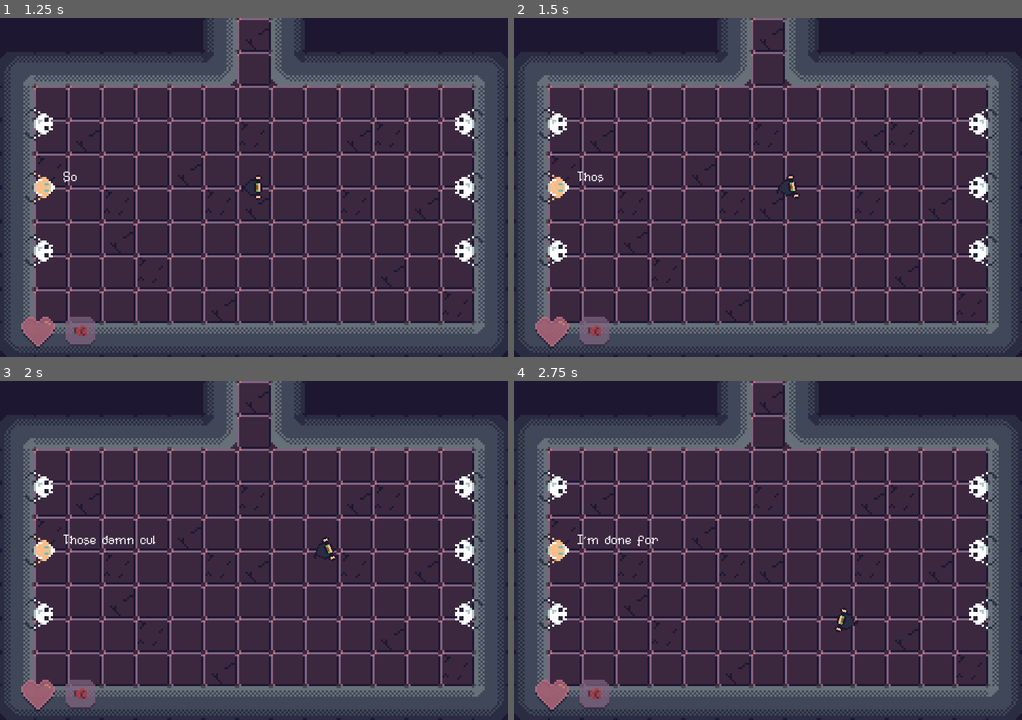
Above: before the commit, frames 1-4 (two rows, left to right).
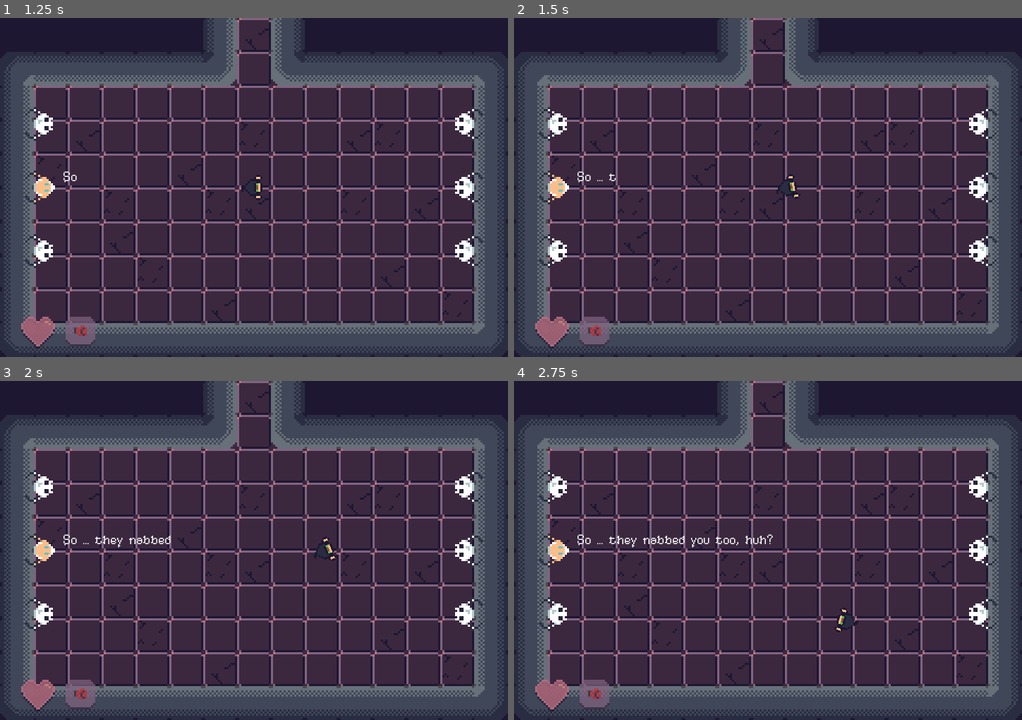
Above: after the commit, the same moments.

Repository: RustyMonky/Cult-Carnage
Game: Godot game, scene res://levels/title/title.tscn
The game is run twice, just before and just after one commit, with the same random seed, the same clock (stepped at 60 frames per second) and the same inputs.
Inputs (mouse positions are in pixels of both pictures, inside the frame that each line leads up to):
- Up to frame 1 (1.25 s): click (254, 187) at 0.5 s
- Up to frame 2 (1.5 s): move the mouse to (879, 170) at 1.27 s; hold D (player_right) from 1.28 s (still down); hold Space (player_attack) from 1.28 s (still down)
- Up to frame 3 (2 s): keep holding D (player_right); keep holding Space (player_attack)
- Up to frame 4 (2.75 s): move the mouse to (666, 567) at 2.02 s; release D (player_right) at 2.03 s; release Space (player_attack) at 2.03 s; hold S (player_down) from 2.03 s (still down); tap Space (player_attack) at 2.1 s

Frame 1 is identical in both runs. In frame 2, less than 0.1% of the frame differs, in the area x 12-20%, y 45-49%; in frame 3, 0.3%; in frame 4, 0.4%, in the area x 12-51%, y 45-50%.

Commit message:
Updates text timer manipulation and prevents multiple enemies from spawning

Diff:
--- a/levels/tutorial/tutorial.gd
+++ b/levels/tutorial/tutorial.gd
@@ -16,19 +16,19 @@
 
 func _input(event):
 	if (event.is_action_pressed("player_attack")):
-		if !prisonerTextTimer.is_stopped():
+		if prisonerTextTimer.paused:
 			prisonerSpeech.visible_characters = 0
-			prisonerTextTimer.stop()
+			prisonerTextTimer.set_paused(true)
 			continuePrisonerText()
 
 func continuePrisonerText():
-	if !prisonerTextTimer.is_stopped():
+	if !prisonerTextTimer.paused || spawnCultist:
 		return
 
 	if textIndex + 1 < textToSpeak.size():
 		textIndex += 1
 		prisonerSpeech.set_bbcode(textToSpeak[textIndex])
-		prisonerTextTimer.start()
+		prisonerTextTimer.set_paused(false)
 	else:
 		textToSpeak = []
 		textIndex = 0
@@ -61,6 +61,6 @@
 # Timer for revealing speech characters
 func _on_textTimer_timeout():
 	if prisonerSpeech.visible_characters == textToSpeak[textIndex].length():
-		prisonerTextTimer.stop()
+		prisonerTextTimer.set_paused(true)
 	else:
 		prisonerSpeech.visible_characters += 1
